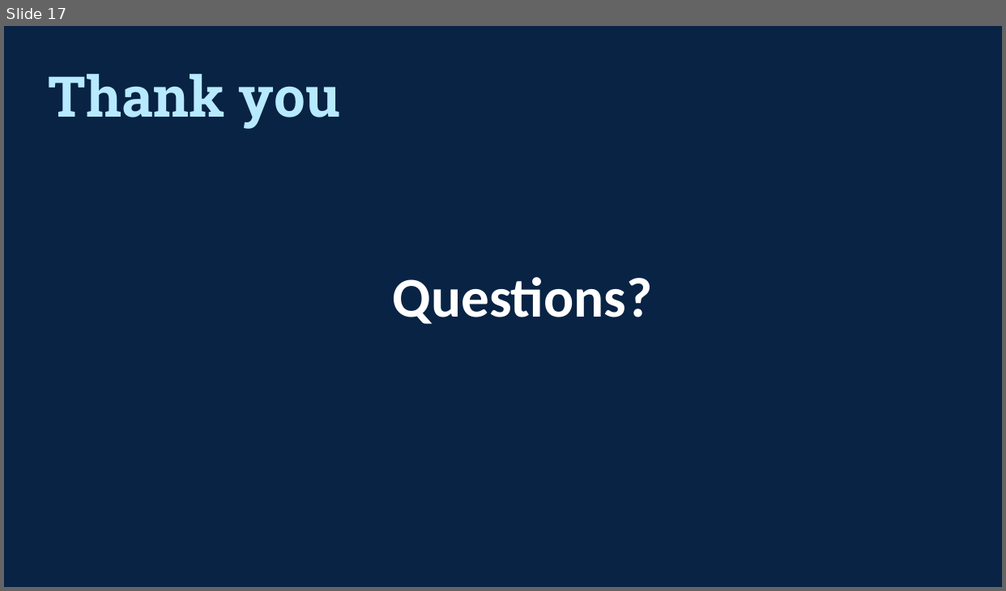
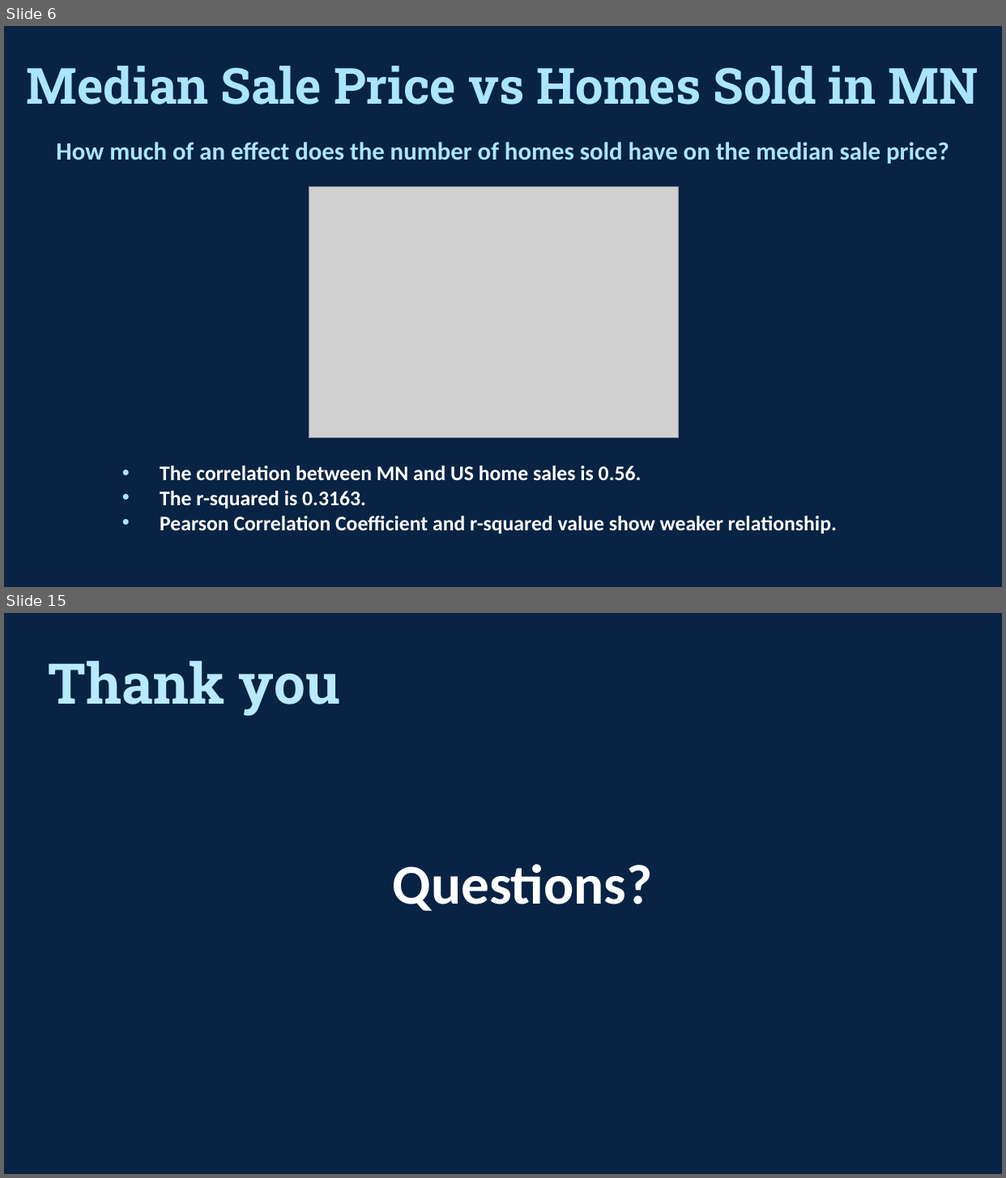
Before and after one commit to emobes22/project-one, a slide deck: Zillow_Powerpoint.pptx. Shown one above the other, each under a label of ours: slide 17 before the commit, slides 6 and 15 after it; the slides between them are not shown. The pictures are 1006x591 and 1006x1178 pixels, drawn with LibreOffice and Linux fonts; fonts in the diff are those of the drawing; grey boxes stand for pictures. Boxes give left, top, right and bottom in pixels: in the first picture for what was removed or moved away, otherwise in the second. Text is boxed around its words. In the diff, an @@ line names an element or a change of style, - is before the commit and + after.

```diff
--- a/Zillow_Powerpoint.pptx
+++ b/Zillow_Powerpoint.pptx
@@ slide 6 added at <box>4,26,1002,587</box>, background #082344 @@
@@ text added at <box>27,66,978,105</box>, 48 pt, text #AAE5FF, bold @@
+Median Sale Price vs Homes Sold in MN
@@ text added at <box>56,142,949,164</box>, 24 pt, text #AAE5FF, bold @@
+How much of an effect does the number of homes sold have on the median sale price?
@@ picture added at <box>309,187,679,438</box> @@
@@ text added at <box>160,466,837,534</box>, 20 pt, text #FFFFFF, bold @@
+• The correlation between MN and US home sales is 0.56.
+• The r-squared is 0.3163.
+• Pearson Correlation Coefficient and r-squared value show weaker relationship.
@@ what was slide 17 is now slide 15 @@
```
Also in this commit, not shown: 2 slides changed, 11 other slides added, 14 slides removed.
